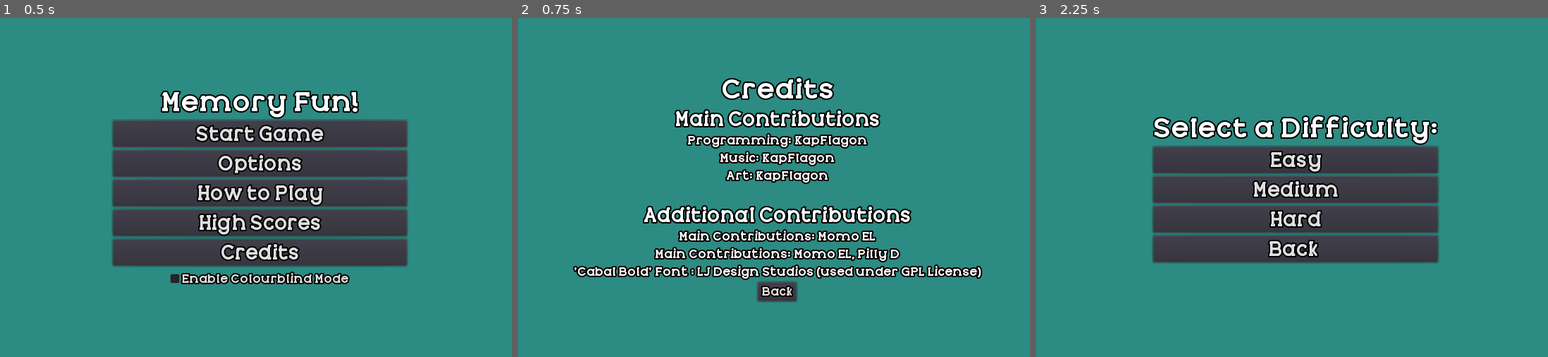
Above: before the commit, frames 1-3 (left to right).
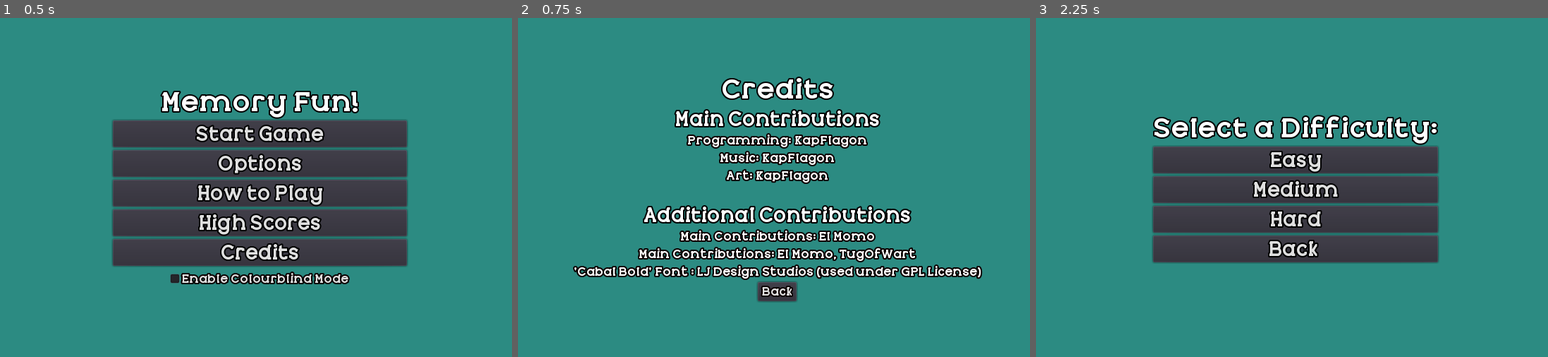
Above: after the commit, the same moments.

Repository: KapFlagon/Memory-Fun
Game: Godot game, scene res://src/screens/StartScreen.tscn
The game is run twice, just before and just after one commit, with the same random seed, the same clock (stepped at 60 frames per second) and the same inputs.
Inputs:
- Up to frame 1 (0.5 s): no input
- Up to frame 2 (0.75 s): click "Credits" at 0.5 s
- Up to frame 3 (2.25 s): click "Back" at 1.25 s; click "Start Game" at 2 s

Frame 1 is identical in both runs. In frame 2, 2.2% of the frame differs, in the area x 23-78%, y 62-73%; in frame 3, nothing differs.

Commit message:
Fixed bug where new score on a blank talbe was not being recorded correctly.

Diff:
--- a/src/autoload/ScoreManager.gd
+++ b/src/autoload/ScoreManager.gd
@@ -87,9 +87,18 @@
 
 class ScoreSorter:
 	static func sort_descending(score_entry_a, score_entry_b):
-		if score_entry_a[1] < score_entry_b[1]:
-			return true
-		return false
+		if score_entry_b[1] == 0:
+			if score_entry_a[1] > score_entry_b[1]:
+				return true
+			else:
+				return false
+		elif score_entry_b[1] != 0:
+			if score_entry_a[1] == 0:
+				return false
+			elif score_entry_a[1] < score_entry_b[1]:
+				return true
+			else:
+				return false
 
 
 func secs_to_string(elapsed_time):
--- a/src/screens/CreditsScreen.tscn
+++ b/src/screens/CreditsScreen.tscn
@@ -4,7 +4,6 @@
 [ext_resource path="res://src/themes/Theme_01_small.tres" type="Theme" id=2]
 [ext_resource path="res://src/themes/Theme_01_large.tres" type="Theme" id=3]
 [ext_resource path="res://src/themes/Theme_01_med.tres" type="Theme" id=4]
-
 
 [node name="CreditsScreen" type="Control"]
 anchor_right = 1.0
@@ -135,16 +134,16 @@
 alignment = 1
 
 [node name="Title" type="Label" parent="VBox_Credits/HBox_trans"]
-margin_left = 259.0
-margin_right = 454.0
+margin_left = 261.0
+margin_right = 456.0
 margin_bottom = 21.0
 text = "French Translation:"
 
 [node name="Name" type="Label" parent="VBox_Credits/HBox_trans"]
-margin_left = 458.0
-margin_right = 540.0
+margin_left = 460.0
+margin_right = 539.0
 margin_bottom = 21.0
-text = "Momo EL"
+text = "El Momo"
 
 [node name="HBox_testing" type="HBoxContainer" parent="VBox_Credits"]
 margin_top = 324.0
@@ -153,16 +152,16 @@
 alignment = 1
 
 [node name="Title" type="Label" parent="VBox_Credits/HBox_testing"]
-margin_left = 284.0
-margin_right = 362.0
+margin_left = 261.0
+margin_right = 339.0
 margin_bottom = 21.0
 text = "Testers:"
 
 [node name="Name" type="Label" parent="VBox_Credits/HBox_testing"]
-margin_left = 366.0
-margin_right = 516.0
+margin_left = 343.0
+margin_right = 539.0
 margin_bottom = 21.0
-text = "Momo EL, Pilly D"
+text = "El Momo, TugOfWart"
 
 [node name="HBox_Fonts" type="HBoxContainer" parent="VBox_Credits"]
 margin_top = 349.0
--- a/src/screens/OptionsPopup.tscn
+++ b/src/screens/OptionsPopup.tscn
@@ -8,7 +8,6 @@
 
 [node name="OptionsPopup" type="PopupDialog"]
 pause_mode = 2
-visible = true
 anchor_left = 0.5
 anchor_top = 0.5
 anchor_right = 0.5
Not shown, added: assets/internationalization/.~lock.MemoryFun_Internationalization.csv#
